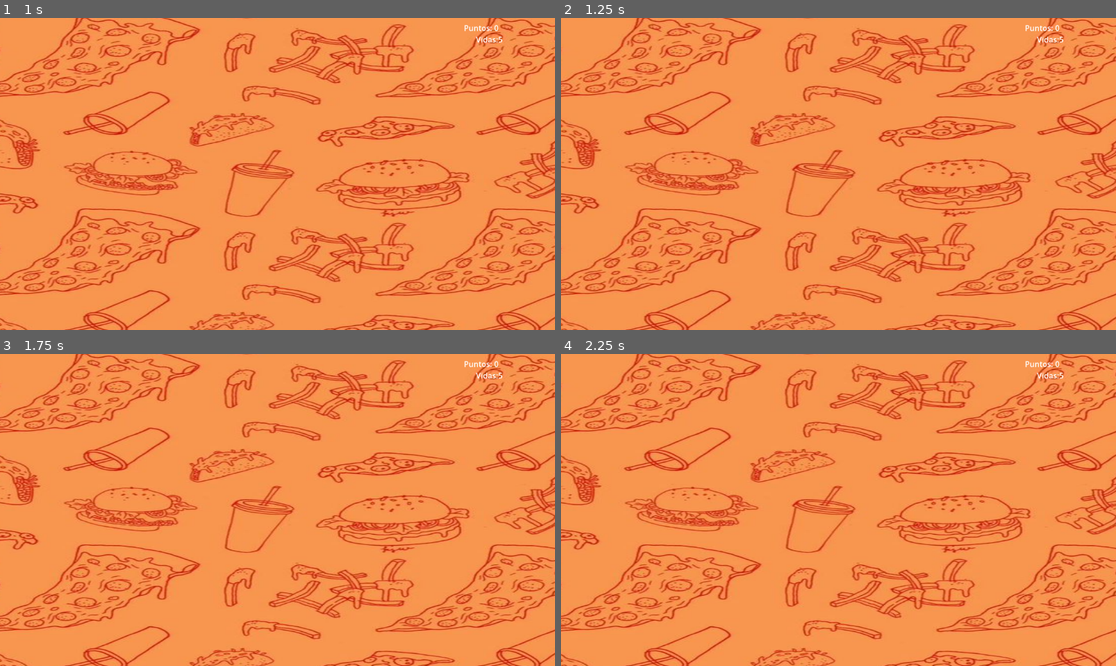
Above: before the commit, frames 1-4 (two rows, left to right).
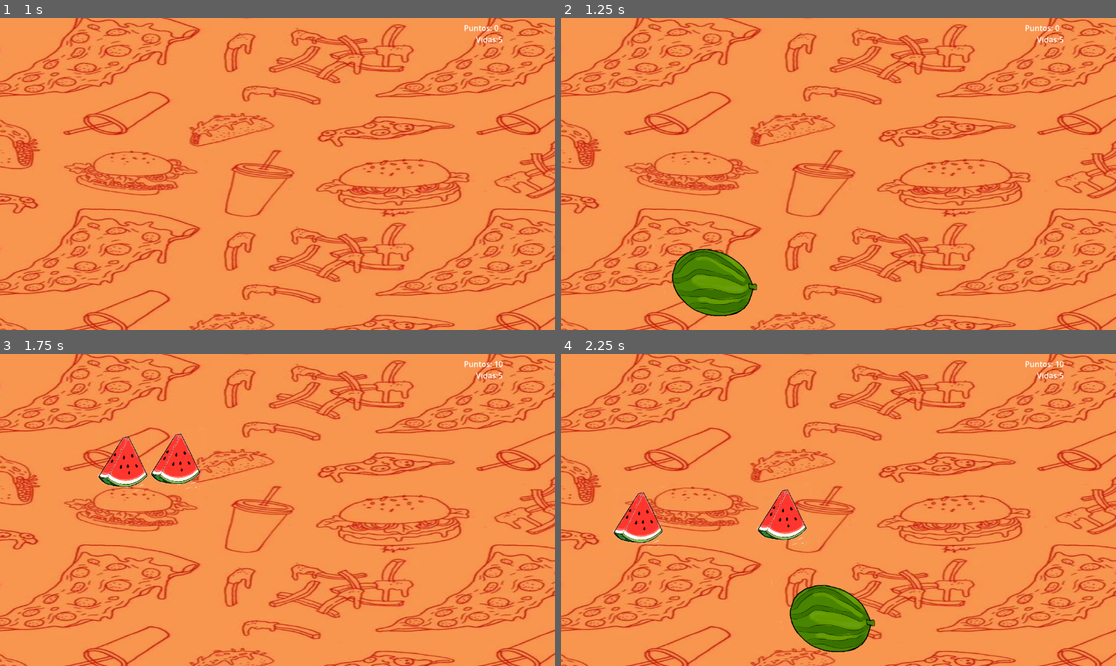
Above: after the commit, the same moments.

Repository: Vivasoscas272727/tortugas-ninja
Game: Godot game, scene res://nivel_1.tscn
Same seed, same stepped clock (60 frames per second), same inputs: the game is played once before the commit and once after it. This scene is started directly instead of the project's main scene.
Inputs (mouse positions are in pixels of both pictures, inside the frame that each line leads up to):
- Up to frame 1 (1 s): tap Enter at 0.5 s; move the mouse to (399, 158) at 0.52 s
- Up to frame 2 (1.25 s): no input
- Up to frame 3 (1.75 s): move the mouse to (166, 525) at 1.27 s
- Up to frame 4 (2.25 s): move the mouse to (894, 441) at 2.02 s

Frame 1 is identical in both runs. In frame 2, 2.5% of the frame differs, in the area x 16-36%, y 72-96%; in frame 3, 1.8%; in frame 4, 4.3%, in the area x 9-91%, y 2-96%.

Commit message:
rabith >> augusto

Diff:
--- a/juego-tortugas-ninja/objeto_roto.tscn
+++ b/juego-tortugas-ninja/objeto_roto.tscn
@@ -1,6 +1,6 @@
 [gd_scene format=3 uid="uid://b8fmnhm5w6idc"]
 
-[ext_resource type="Texture2D" uid="uid://bonhugj51h6" path="res://game5.png" id="1_yc7xl"]
+[ext_resource type="Texture2D" uid="uid://c1wdn4sj0qtqr" path="res://game1 (1).png" id="1_yc7xl"]
 
 [node name="Objetoroto" type="Node2D" unique_id=1764248513]
 
@@ -9,20 +9,20 @@
 linear_velocity = Vector2(-201, -300)
 
 [node name="Sprite2D" type="Sprite2D" parent="Mitadizquierda" unique_id=1356962309]
-position = Vector2(-6.4500003, -14.8)
+position = Vector2(71, 76)
 scale = Vector2(0.18826206, 0.1711501)
 texture = ExtResource("1_yc7xl")
 region_enabled = true
-region_rect = Rect2(1778.4999, 39.82492, 1099.5748, 1026.675)
+region_rect = Rect2(139.7627, 125.6438, 697.10645, 861.1312)
 
 [node name="MitadDerecha" type="RigidBody2D" parent="." unique_id=649578010]
-position = Vector2(2, -13)
+position = Vector2(58, 101)
 collision_mask = 0
 linear_velocity = Vector2(200, -300)
 
 [node name="Sprite2D" type="Sprite2D" parent="MitadDerecha" unique_id=1872642727]
-position = Vector2(213, 195.99998)
-scale = Vector2(0.1, 0.1)
+position = Vector2(30, -21.000004)
+scale = Vector2(0.17641425, 0.17467318)
 texture = ExtResource("1_yc7xl")
 region_enabled = true
-region_rect = Rect2(1748.1249, -39.150085, 1166.4, 1111.7251)
+region_rect = Rect2(209.63135, 187.31287, 601.4248, 765.4502)
--- a/juego-tortugas-ninja/patilla.tscn
+++ b/juego-tortugas-ninja/patilla.tscn
@@ -1,12 +1,19 @@
 [gd_scene format=3 uid="uid://du1s7a4xtclpy"]
 
 [ext_resource type="Texture2D" uid="uid://dcbpy7v6ujern" path="res://game3.png" id="1_f6b0p"]
+[ext_resource type="Script" uid="uid://cu6q4ogivwp3t" path="res://pizza.gd" id="1_sfp22"]
 
-[node name="patilla" unique_id=230791850]
+[sub_resource type="CircleShape2D" id="CircleShape2D_i514n"]
+radius = 52.03845
 
-[node name="Sprite2D" parent="." index="0" unique_id=1602271585]
+[node name="patilla" type="RigidBody2D" unique_id=230791850 groups=["enemigo"]]
+script = ExtResource("1_sfp22")
+
+[node name="Sprite2D" type="Sprite2D" parent="." unique_id=1602271585]
+scale = Vector2(0.25, 0.25)
+skew = -0.22863813
 texture = ExtResource("1_f6b0p")
 
-[node name="CollisionShape2D" parent="." index="1" unique_id=1499505079]
-position = Vector2(-11, 127)
-scale = Vector2(0.8, 0.8)
+[node name="CollisionShape2D" type="CollisionShape2D" parent="." unique_id=1499505079]
+position = Vector2(-13, 116)
+shape = SubResource("CircleShape2D_i514n")
